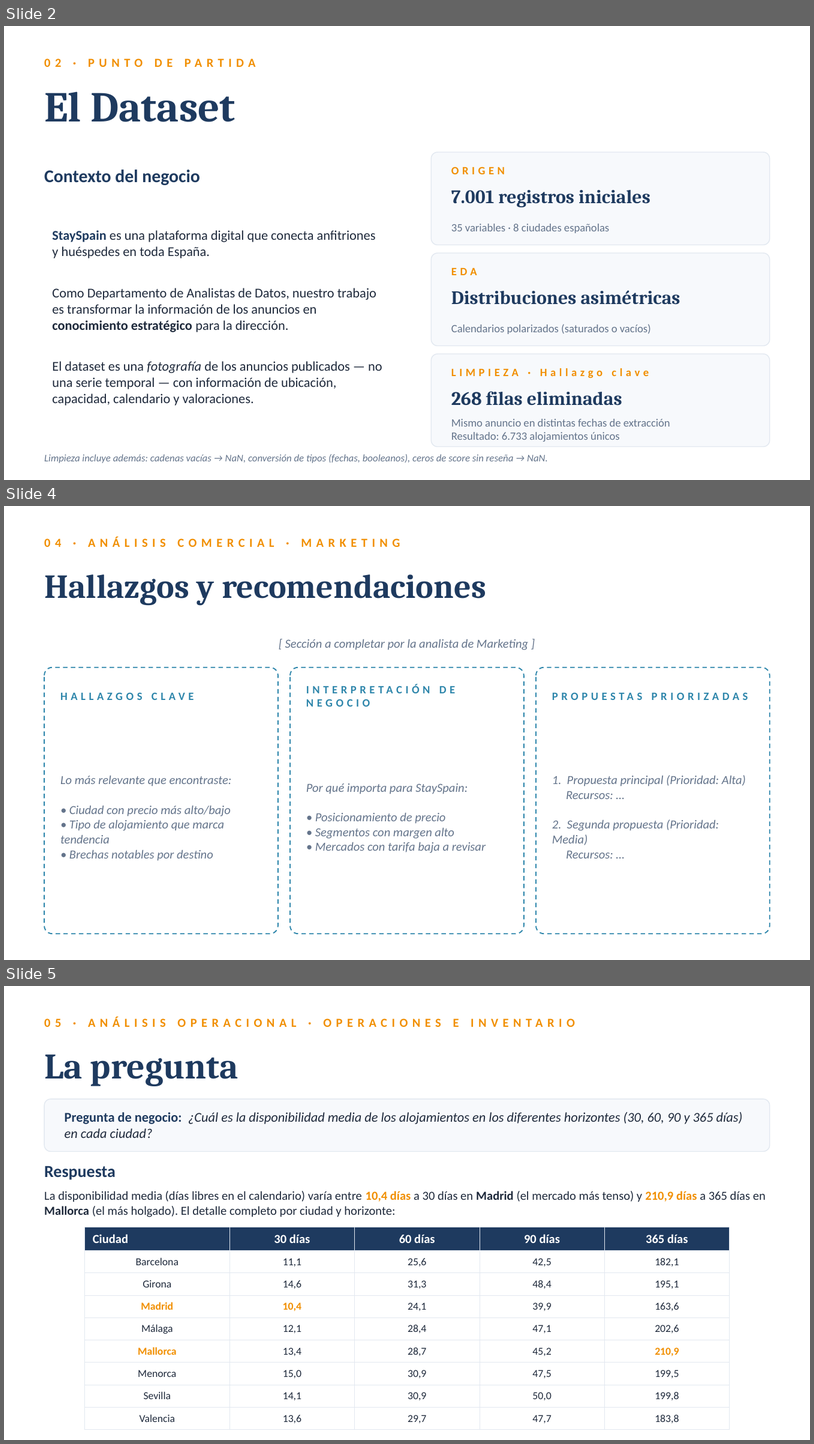
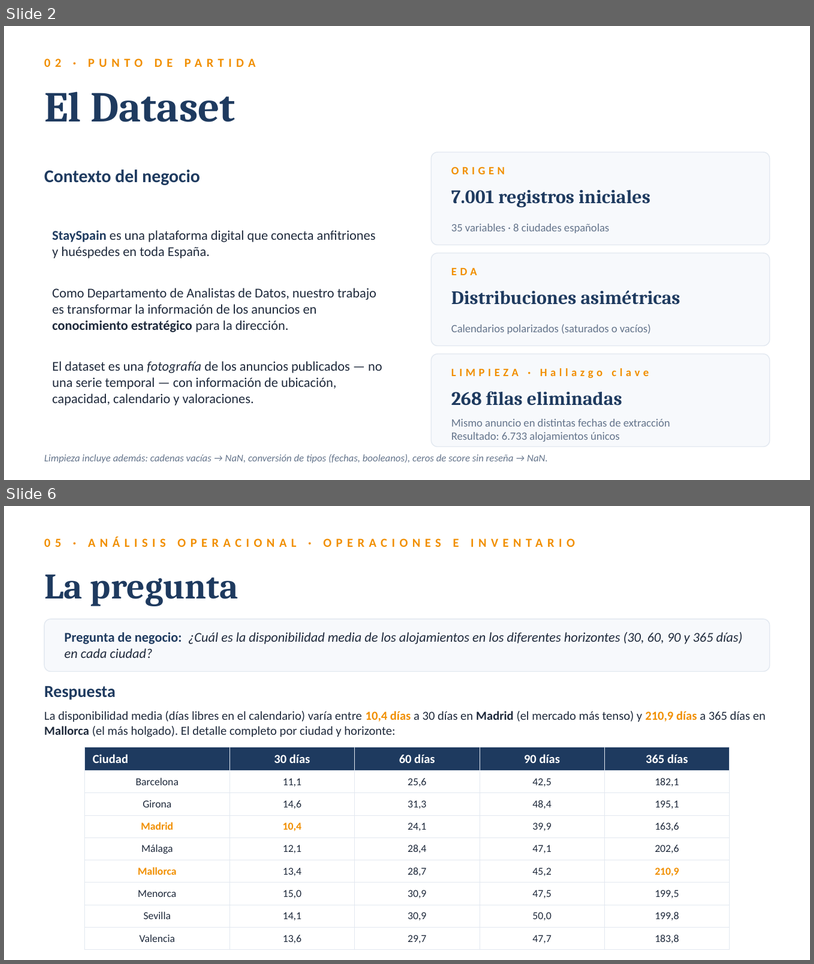
Before and after one commit to ITACADEMYprojectes/ProjecteData, a slide deck: Equip_29/Results/2026_06__01_StaySpain_Presentacion.pptx. Shown one above the other, each under a label of ours: slides 2, 4 and 5 before the commit, slides 2 and 6 after it; the slides between them are not shown. The pictures are 814x1444 and 814x964 pixels, drawn with LibreOffice and Linux fonts; fonts in the diff are those of the drawing. Boxes give left, top, right and bottom in pixels: in the first picture for what was removed or moved away, otherwise in the second. Text is boxed around its words. In the diff, an @@ line names an element or a change of style, - is before the commit and + after.

```diff
--- a/Equip_29/Results/2026_06__01_StaySpain_Presentacion.pptx
+++ b/Equip_29/Results/2026_06__01_StaySpain_Presentacion.pptx
@@ slide 4 removed at (4,506,810,960), background #FFFFFF @@
@@ text removed at (44,537,400,547) @@
-04 · ANÁLISIS COMERCIAL · MARKETING
@@ text removed at (44,574,486,606) @@
-Hallazgos y recomendaciones
@@ text removed at (285,639,528,650) @@
-[ Sección a completar por la analista de Marketing ]
@@ text removed at (306,639,474,706) @@
-INTERPRETACIÓN DE NEGOCIO
@@ rounded rectangle removed at (44,667,278,933) @@
@@ rounded rectangle removed at (290,667,524,933) @@
@@ rounded rectangle removed at (536,667,770,933) @@
@@ text removed at (552,684,754,708) @@
-PROPUESTAS PRIORIZADAS
@@ text removed at (60,692,194,700) @@
-HALLAZGOS CLAVE
@@ text removed at (60,775,232,861) @@
-Lo más relevante que encontraste:
-• Ciudad con precio más alto/bajo
-• Tipo de alojamiento que marca tendencia
-• Brechas notables por destino
@@ text removed at (552,775,746,858) @@
-1. Propuesta principal (Prioridad: Alta)
-Recursos: …
-2. Segunda propuesta (Prioridad: Media)
-Recursos: …
@@ text removed at (306,783,486,853) @@
-Por qué importa para StaySpain:
-• Posicionamiento de precio
-• Segmentos con margen alto
-• Mercados con tarifa baja a revisar
@@ what was slide 5 is now slide 6 @@
```
Also in this commit, not shown: 1 slide changed, 3 slides added, 1 other slide removed.
